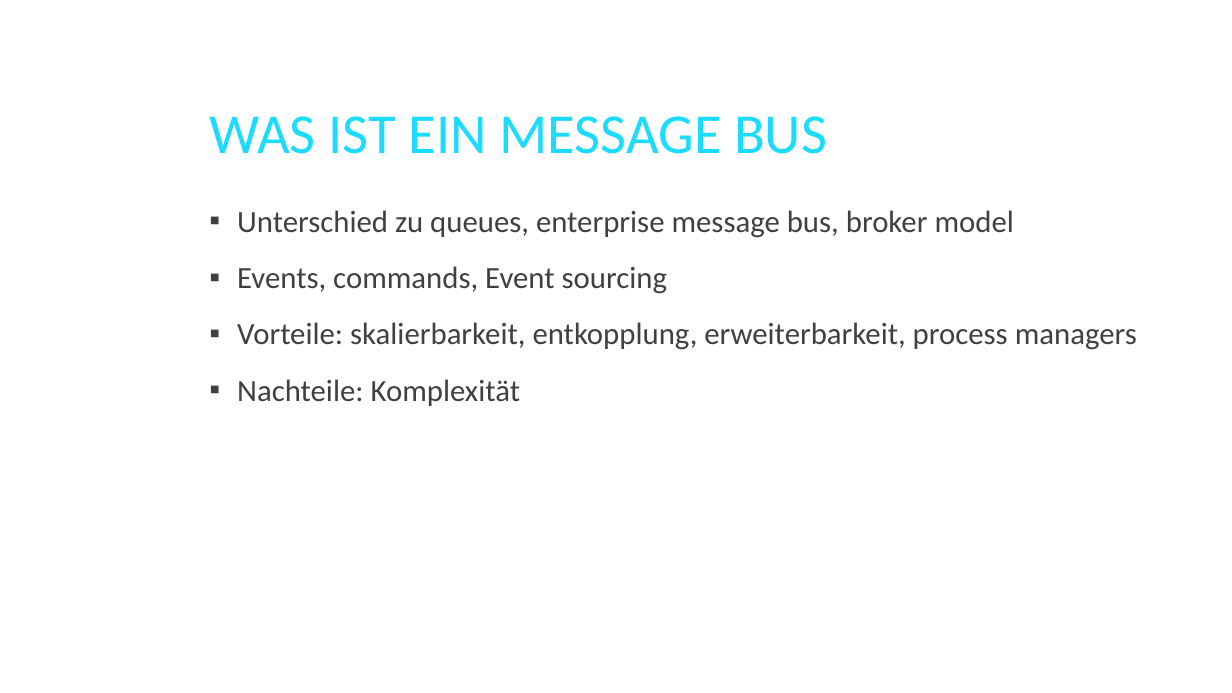
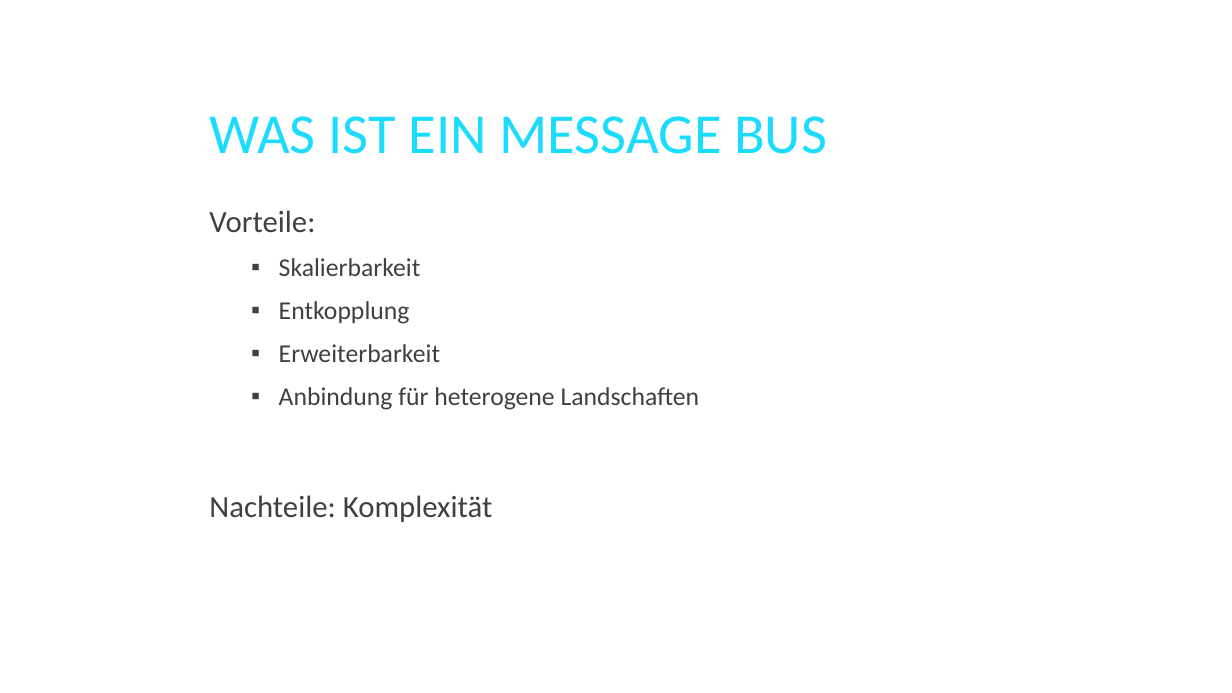
Before and after one commit to twenzel/MessageBusDemo, a slide deck: slide 7 of MessageBus.pptx (slide 3 before the commit). Drawn at 1232x693 pixels with LibreOffice and Linux fonts; fonts in the diff are those of the drawing; background and template pictures are left out. Boxes give left, top, right and bottom in pixels: in the first picture for what was removed or moved away, otherwise in the second. Text is boxed around its words. In the diff, an @@ line names an element or a change of style, - is before the commit and + after.

Commit message:
Updates on presentation

```diff
--- a/MessageBus.pptx
+++ b/MessageBus.pptx
@@ text at (209,210,700,410): text changed; size 24 to 20 pt @@
-▪ Unterschied zu queues, enterprise message bus, broker model
-▪ Events, commands, Event sourcing
-▪ Vorteile: skalierbarkeit, entkopplung, erweiterbarkeit, process managers
+Vorteile:
+  ▪ Skalierbarkeit
+  ▪ Entkopplung
+  ▪ Erweiterbarkeit
+  ▪ Anbindung für heterogene Landschaften
@@ text at (209,495,492,522): bullet ▪ to none @@
```
Also in this commit, not shown: 1 other slide changed, 10 slides added.
